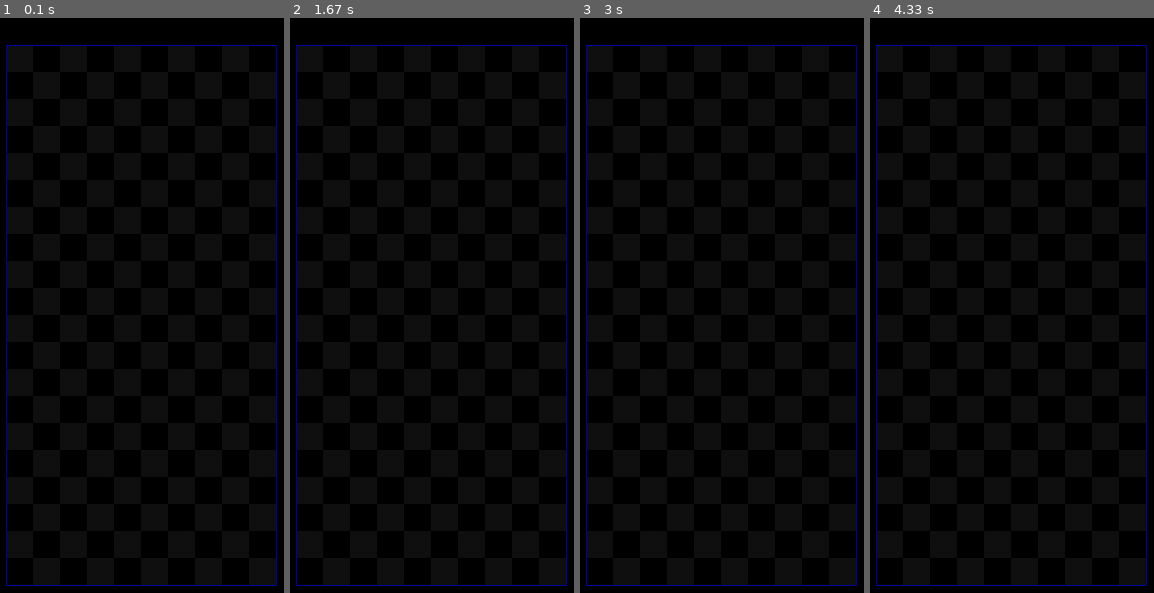
Above: before the commit, frames 1-4 (left to right).
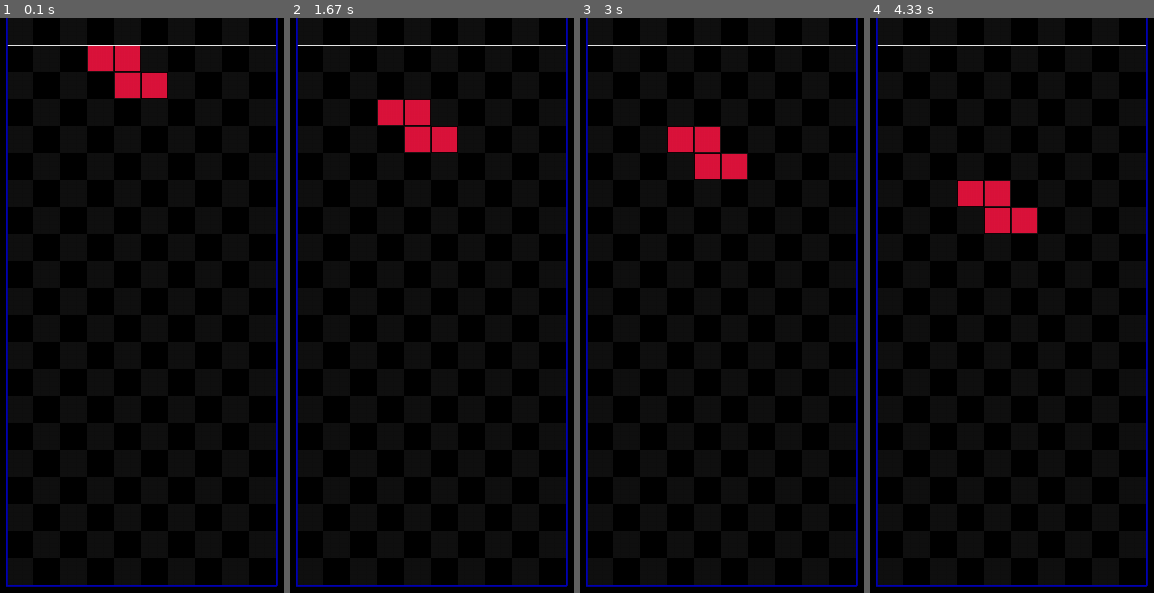
Above: after the commit, the same moments.

Repository: Potanu/Tetris_Python
Game: pygame game, started from Scripts/main.py
Same seed, same stepped clock (60 frames per second), same inputs: the game is played once before the commit and once after it.
Inputs:
- Up to frame 1 (0.1 s): no input
- Up to frame 2 (1.67 s): no input
- Up to frame 3 (3 s): no input
- Up to frame 4 (4.33 s): no input

The runs differ from the first frame. In frame 1, 2.7% of the frame differs, in the area x 2-98%, y 0-99%; in frame 2, 2.7%; in frame 3, 2.7%; in frame 4, 2.7%.

Commit message:
改行コードを全てLFに変更した・ミノの落下と当たり判定の実装

Diff:
--- a/Scripts/Objects/mino.py
+++ b/Scripts/Objects/mino.py
@@ -4,6 +4,8 @@
 class Mino():
     def __init__(self, mino_type):
         self.index = 0
+        self.left_upper_grid = define.START_MINO_GRID
+        self.fall_counter = 0
         self.mino_type = mino_type
         self.set_mino()
 
@@ -24,6 +26,17 @@
             case enum.MinoType.T:
                 self.matrix = define.MINO_T_MATRIX
 
+    def check_fall(self, fall_speed):
+        if fall_speed <= self.fall_counter:
+            self.fall_counter = 0
+            return True
+        else:
+            self.fall_counter += 1
+            return False
+
+    def fall_mino(self):
+        self.left_upper_grid = (self.left_upper_grid[0], self.left_upper_grid[1] + 1)
+
     def rotate_right(self):
         self.index = 0 if len(self.matrix) <= self.index + 1 else \
             self.clamp(self.index + 1, 0, len(self.matrix) - 1)
--- a/Scripts/Scenes/gameManager.py
+++ b/Scripts/Scenes/gameManager.py
@@ -1,6 +1,6 @@
 import pygame
 import numpy as np
-
+import random
 from Utilities import enum
 from Utilities import define
 from Utilities import pygameEventManager
@@ -9,10 +9,15 @@
 
 class GameManager:
     def init(self):
-        self.matrix = np.full((define.GRID_NUM[1], define.GRID_NUM[0]), enum.MinoType.NONE)
+        self.active_mino = None     # 降下中のミノ
+        self.fall_speed = define.DEFAULT_FALL_SPEED # ミノの降下速度
+        self.level = 1  # レベル
+        self.board_matrix = self.clean_matrix()
+        self.fall_mino_matrix = self.board_matrix.copy()
+        self.board_matrix[-1, :] = -1   # 下辺の透明ブロック
+        self.board_matrix[:,  0] = -1   # 左辺の透明ブロック
+        self.board_matrix[:, -1] = -1   # 右辺の透明ブロック
         self.change_state(enum.GameState.READY)
-        self.test_index = 0
-        self.test_mino = mino.Mino(enum.MinoType.I)
 
     def update(self):
         self.active_func()
@@ -22,7 +27,7 @@
         self.change_state(enum.GameState.GAME)
 
     def game(self):
-        self.test()
+        self.update_mino()
 
         if False:
             self.change_state(enum.GameState.PAUSE)
@@ -38,6 +43,57 @@
     def end(self):
         if pygameEventManager.PygameEventManager().is_up(enum.KeyType.S):
             self.change_state(enum.GameState.READY)
+
+    def update_mino(self):
+        if self.active_mino == None:
+            self.create_mino()
+            return
+
+        is_fall = self.active_mino.check_fall(self.fall_speed)
+        if not is_fall:
+            # 降下タイミングでは無いので処理を抜ける
+            return
+
+        # 降下可能かチェック
+        next_mino_grid = (self.active_mino.left_upper_grid[0], self.active_mino.left_upper_grid[1] + 1)
+        tmp_fall_mino_matrix = self.clean_matrix()
+        mino_matrix = self.active_mino.matrix[self.active_mino.index].copy()
+
+        def check_fall():
+            for y in reversed(range(0, len(mino_matrix))):
+                for x in range(0, len(mino_matrix)):
+                    index_x = next_mino_grid[0] + x
+                    index_y = next_mino_grid[1] + y
+                    if mino_matrix[y][x] == [0]:
+                        continue
+                    elif self.board_matrix[index_y][index_x] == 0:
+                        tmp_fall_mino_matrix[index_y][index_x] = self.active_mino.mino_type
+                        continue
+                    return False
+            return True
+
+        if check_fall():
+            self.active_mino.fall_mino()
+            self.fall_mino_matrix = tmp_fall_mino_matrix.copy()
+        else:
+            self.board_matrix = np.where(self.board_matrix != 0, self.board_matrix, self.fall_mino_matrix)
+            self.fall_mino_matrix = self.clean_matrix()
+            self.active_mino = None
+
+    def clean_matrix(self):
+        return np.full((define.GRID_NUM[1], define.GRID_NUM[0]), enum.MinoType.NONE)
+
+    def create_mino(self):
+        type = random.randint(enum.MinoType.NONE + 1, len(enum.MinoType) - 1)
+        self.active_mino = mino.Mino(type)
+        mino_matrix = self.active_mino.matrix[self.active_mino.index].copy()
+        for y in range(0, len(mino_matrix)):
+            for x in range(0, len(mino_matrix[0])):
+                if mino_matrix[y][x] == [0]:
+                    continue
+                index_x = self.active_mino.left_upper_grid[0] + x
+                index_y = self.active_mino.left_upper_grid[1] + y
+                self.fall_mino_matrix[index_y][index_x] = self.active_mino.mino_type
 
     def change_state(self, next_state):
         match next_state:
@@ -56,53 +112,20 @@
             case enum.GameState.END:
                 self.active_func = self.end
                 print("END")
-
         self.game_state = next_state
 
     def draw(self):
-        for y in range(0, len(self.matrix)):
-            for x in range(0, len(self.matrix[0])):
-                mino_type = self.matrix[y][x]
-                if mino_type == enum.MinoType.NONE:
-                    continue
-                pos_x = define.GAME_SCREEN_OFFSET[0] + define.BLOCK_SIZE[0] * x
-                pos_y = define.GAME_SCREEN_OFFSET[1] + define.BLOCK_SIZE[1] * y
-                block_tuple = (enum.ObjectType.OBJECT, 0, enum.DrawType.RECT, -1, define.MINO_COLOR_STR[mino_type],
-                            pygame.Rect(pos_x + 4.0, pos_y + 4.0, define.BLOCK_SIZE[0] - 8.0, define.BLOCK_SIZE[1] - 8.0), -1, -1, -1)
-                sceneManager.SceneManager().add_draw_queue(block_tuple)
+        def draw_matrix(matrix):
+            for y in range(0, len(matrix)):
+                for x in range(0, len(matrix[0])):
+                    mino_type = matrix[y][x]
+                    if mino_type <= enum.MinoType.NONE:
+                        continue
+                    pos_x = define.GAME_SCREEN_OFFSET[0] + define.BLOCK_SIZE[0] * x
+                    pos_y = define.GAME_SCREEN_OFFSET[1] + define.BLOCK_SIZE[1] * y
+                    block_tuple = (enum.ObjectType.OBJECT, 0, enum.DrawType.RECT, -1, define.MINO_COLOR_STR[mino_type],
+                                pygame.Rect(pos_x + 1, pos_y + 1, define.BLOCK_SIZE[0] - 2, define.BLOCK_SIZE[1] - 2), -1, -1, -1)
+                    sceneManager.SceneManager().add_draw_queue(block_tuple)
 
-    # TODO: あとでけす
-    def test(self):
-        type = enum.MinoType.NONE
-        if pygameEventManager.PygameEventManager().is_up(enum.KeyType.W):
-            type = enum.MinoType.I
-        elif pygameEventManager.PygameEventManager().is_up(enum.KeyType.A):
-            type = enum.MinoType.O
-        elif pygameEventManager.PygameEventManager().is_up(enum.KeyType.S):
-            type = enum.MinoType.S
-        elif pygameEventManager.PygameEventManager().is_up(enum.KeyType.D):
-            type = enum.MinoType.Z
-        elif pygameEventManager.PygameEventManager().is_up(enum.KeyType.LEFT):
-            type = enum.MinoType.J
-        elif pygameEventManager.PygameEventManager().is_up(enum.KeyType.UP):
-            type = enum.MinoType.L
-        elif pygameEventManager.PygameEventManager().is_up(enum.KeyType.RIGHT):
-            type = enum.MinoType.T
-
-        if type == enum.MinoType.NONE:
-            return
-
-        if self.test_mino.mino_type == type:
-            self.test_mino.rotate_right()
-        else:
-            self.test_mino = mino.Mino(type)
-
-        self.matrix = np.full((define.GRID_NUM[1], define.GRID_NUM[0]), enum.MinoType.NONE)
-        y_index = 0
-        for y in range(10, 10 + len(self.test_mino.matrix[0])):
-            x_index = 0
-            for x in range(5, 5 + len(self.test_mino.matrix[0][0])):
-                if self.test_mino.matrix[self.test_mino.index][y_index][x_index] != [0]:
-                    self.matrix[y][x] = type
-                x_index = x_index + 1
-            y_index = y_index + 1
+        draw_matrix(self.board_matrix)
+        draw_matrix(self.fall_mino_matrix)
--- a/Scripts/Scenes/gameScene.py
+++ b/Scripts/Scenes/gameScene.py
@@ -15,39 +15,49 @@
     def update(self):
         if self.gameManager.game_state == enum.GameState.END:
             sceneManager.SceneManager().move_Scene(enum.SceneType.TITLE)
+            return
 
         self.draw()
         self.gameManager.update()
 
     def draw(self):
+        grid_num_x = define.GRID_NUM[0] - 2
+        grid_num_y = define.GRID_NUM[1] - 1
+        offset_pos_x = define.GAME_SCREEN_OFFSET[0] + define.BLOCK_SIZE[0]
+        offset_pos_y = define.GAME_SCREEN_OFFSET[1]
+
         # 背景のクリア
         screen_clear_tuple = (enum.ObjectType.BG, 0, enum.DrawType.FILL, -1, "#000000", -1, -1, -1, -1)
         sceneManager.SceneManager().add_draw_queue(screen_clear_tuple)
 
         # ゲーム部分の背景
-        for y in range(0, define.GRID_NUM[1]):
-            for x in range(0, define.GRID_NUM[0]):
+        for y in range(0, grid_num_y):
+            for x in range(0, grid_num_x):
                 if x % 2 == y % 2:
-                    pos_x = define.GAME_SCREEN_OFFSET[0] + define.BLOCK_SIZE[0] * x
-                    pos_y = define.GAME_SCREEN_OFFSET[1] + define.BLOCK_SIZE[1] * y
+                    pos_x = offset_pos_x + define.BLOCK_SIZE[0] * x
+                    pos_y = offset_pos_y + define.BLOCK_SIZE[1] * y
                     bg_tuple = (enum.ObjectType.BG, 0, enum.DrawType.RECT, -1, "#111111",
                                 pygame.Rect(pos_x, pos_y, define.BLOCK_SIZE[0], define.BLOCK_SIZE[1]), -1, -1, -1)
                     sceneManager.SceneManager().add_draw_queue(bg_tuple)
 
         # ゲーム部分の枠
-        frame_color = (0, 0, 180)
-        line_width = 1
-        line_length_x = define.GRID_NUM[0] * define.BLOCK_SIZE[0]
-        line_length_y = define.GRID_NUM[1] * define.BLOCK_SIZE[1]
-        left_upper_pos =  (define.GAME_SCREEN_OFFSET[0], define.GAME_SCREEN_OFFSET[1])
-        right_upper_pos = (define.GAME_SCREEN_OFFSET[0] + (define.GRID_NUM[0] * define.BLOCK_SIZE[0]), define.GAME_SCREEN_OFFSET[1])
-        left_lower_pos = (define.GAME_SCREEN_OFFSET[0], define.GAME_SCREEN_OFFSET[1] + line_length_y)
-        right_lower_pos = (define.GAME_SCREEN_OFFSET[0] + line_length_x, define.GAME_SCREEN_OFFSET[1] + line_length_y)
-        line_up_tuple = (enum.ObjectType.BG, 0, enum.DrawType.LINE, -1, frame_color, -1, left_upper_pos, right_upper_pos, line_width)
-        line_left_tuple = (enum.ObjectType.BG, 0, enum.DrawType.LINE, -1, frame_color, -1, left_upper_pos, left_lower_pos, line_width)
-        line_right_tuple = (enum.ObjectType.BG, 0, enum.DrawType.LINE, -1, frame_color, -1, right_upper_pos, right_lower_pos, line_width)
-        line_bottom_tuple = (enum.ObjectType.BG, 0, enum.DrawType.LINE, -1, frame_color, -1, left_lower_pos, right_lower_pos, line_width)
-        sceneManager.SceneManager().add_draw_queue(line_up_tuple)
+        limit_color = "#FFFFFF"
+        frame_color = "#0000B4"
+        limit_width = 1
+        frame_width = 2
+        line_length_x = grid_num_x * define.BLOCK_SIZE[0]
+        line_length_y = grid_num_y * define.BLOCK_SIZE[1]
+        limit_left_pos =  (offset_pos_x, offset_pos_y + define.BLOCK_SIZE[1])
+        limit_right__pos = (offset_pos_x + (grid_num_x * define.BLOCK_SIZE[0]), offset_pos_y + define.BLOCK_SIZE[1])
+        left_upper_pos =  (offset_pos_x, offset_pos_y)
+        right_upper_pos = (offset_pos_x + (grid_num_x * define.BLOCK_SIZE[0]), offset_pos_y)
+        left_lower_pos = (offset_pos_x, offset_pos_y + line_length_y)
+        right_lower_pos = (offset_pos_x + line_length_x, offset_pos_y + line_length_y)
+        limit_line_tuple = (enum.ObjectType.BG, 0, enum.DrawType.LINE, -1, limit_color, -1, limit_left_pos, limit_right__pos, limit_width)
+        line_left_tuple = (enum.ObjectType.BG, 0, enum.DrawType.LINE, -1, frame_color, -1, left_upper_pos, left_lower_pos, frame_width)
+        line_right_tuple = (enum.ObjectType.BG, 0, enum.DrawType.LINE, -1, frame_color, -1, right_upper_pos, right_lower_pos, frame_width)
+        line_bottom_tuple = (enum.ObjectType.BG, 0, enum.DrawType.LINE, -1, frame_color, -1, left_lower_pos, right_lower_pos, frame_width)
+        sceneManager.SceneManager().add_draw_queue(limit_line_tuple)
         sceneManager.SceneManager().add_draw_queue(line_left_tuple)
         sceneManager.SceneManager().add_draw_queue(line_right_tuple)
         sceneManager.SceneManager().add_draw_queue(line_bottom_tuple)
--- a/Scripts/Utilities/define.py
+++ b/Scripts/Utilities/define.py
@@ -7,9 +7,10 @@
 # =========================
 # ゲーム
 # =========================
-GAME_SCREEN_OFFSET = (350, 30) # ゲームフィールドのオフセット
-GRID_NUM = (10, 20)     # マスの数
-BLOCK_SIZE = (30, 30)   # ブロックサイズ
+GAME_SCREEN_OFFSET = (320, 0) # ゲームフィールドのオフセット
+GRID_NUM = (12, 22)      # マスの数
+START_MINO_GRID = (4, 0) # ミノの出現位置（左上のマス）
+BLOCK_SIZE = (30, 30)    # ブロックサイズ
 DEFAULT_FALL_SPEED = 48  # 何フレーム間隔で降下するか
 LEVEL_UP_COUNT = 10      # 何段ミノを消したらレベルが上がるか
 SPEED_UP_INTERVAL = 1    # レベルアップ時の速度上昇量
